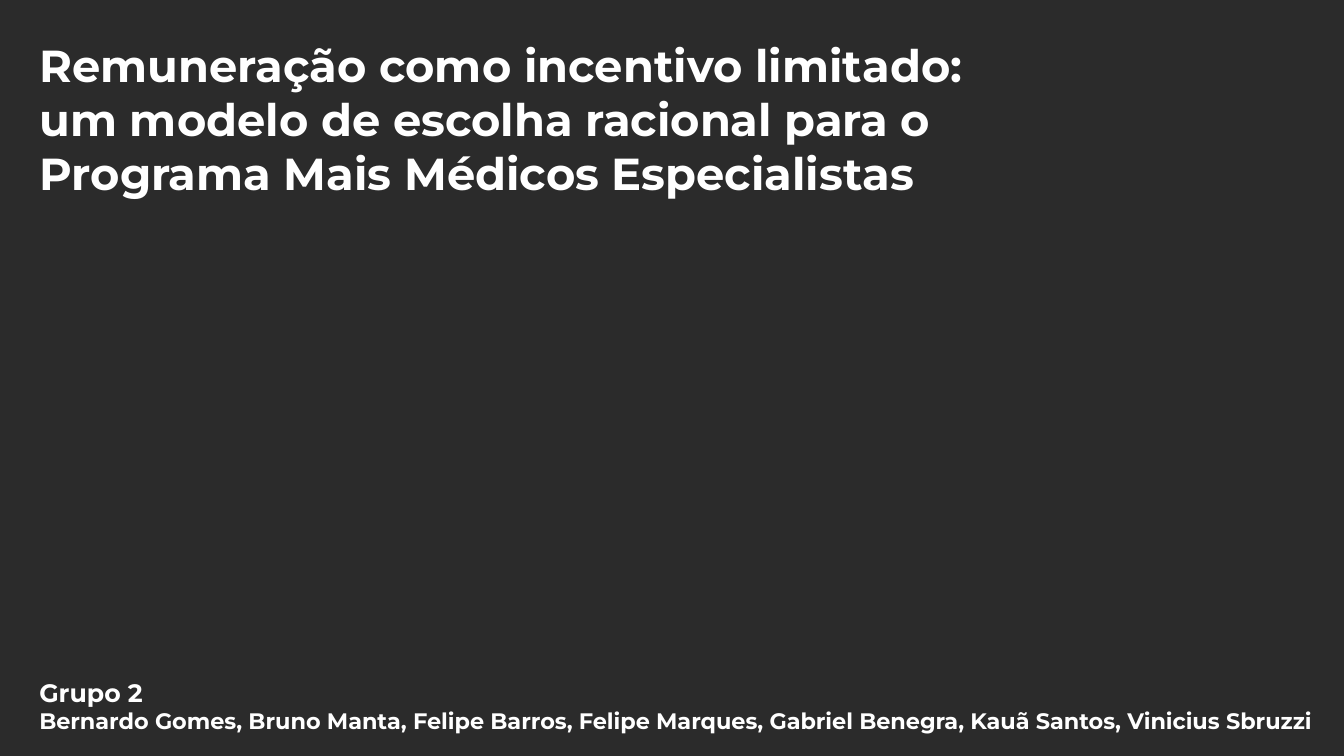
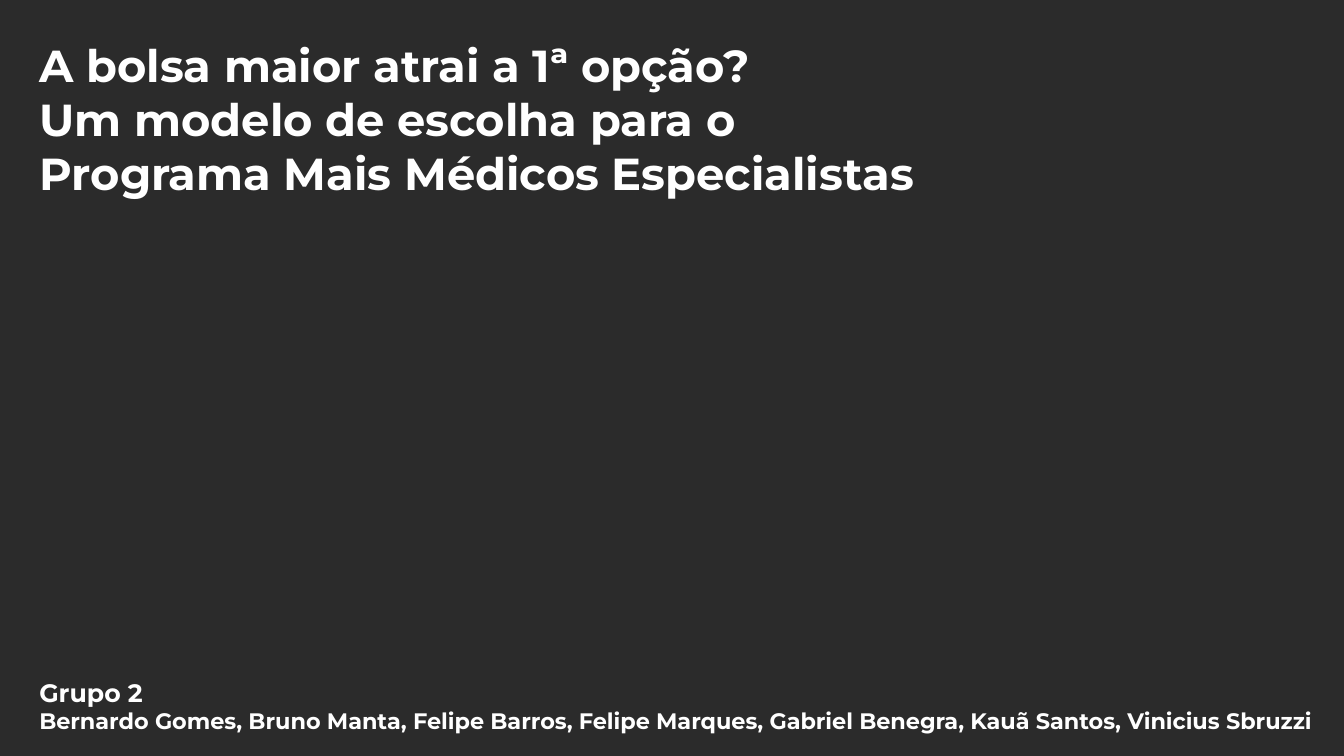
Before and after one commit to ka1victor/impact-eval-health-econ-pmme, a slide deck: slide 1 of output/apresentacao_banca2/deck_banca2_pos_banca.pptx. Drawn at 1344x756 pixels with LibreOffice and Linux fonts; fonts in the diff are those of the drawing; background and template pictures are left out; a plain dark background stands for a picture behind light text. Boxes give left, top, right and bottom in pixels: in the first picture for what was removed or moved away, otherwise in the second. Text is boxed around its words. In the diff, an @@ line names an element or a change of style, - is before the commit and + after.

```diff
--- a/output/apresentacao_banca2/deck_banca2_pos_banca.pptx
+++ b/output/apresentacao_banca2/deck_banca2_pos_banca.pptx
@@ text at <box>39,46,749,145</box>: text changed @@
-Remuneração como incentivo limitado:
-um modelo de escolha racional para o
+A bolsa maior atrai a 1ª opção?
+Um modelo de escolha para o
```
Also in this commit, not shown: 6 other slides changed, 1 slide removed, 5 other files.
